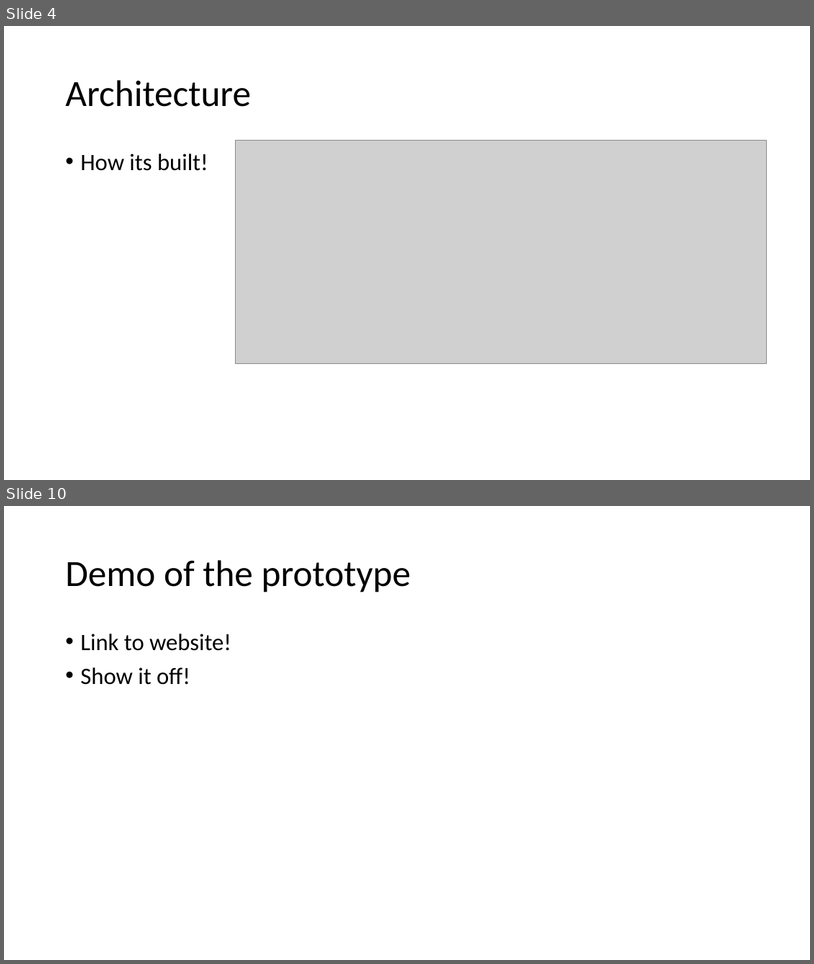
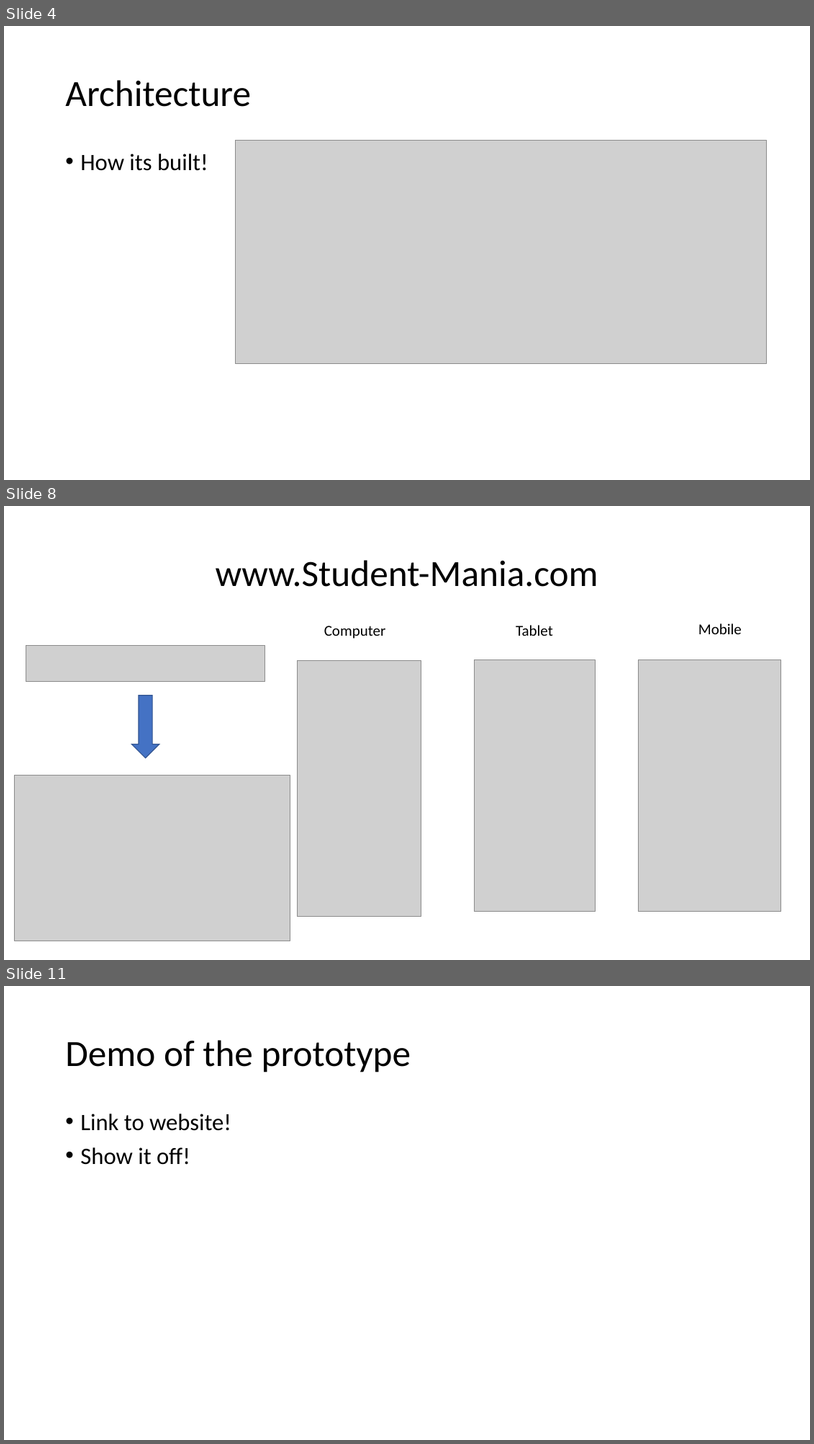
Before and after one commit to GallagherStephen/4thYearProject-Dissertation, a slide deck: Presentation/4th Year Presentation.pptx. Shown one above the other, each under a label of ours: slides 4 and 10 before the commit, slides 4, 8 and 11 after it; the slides between them are not shown. The pictures are 814x964 and 814x1444 pixels, drawn with LibreOffice and Linux fonts; fonts in the diff are those of the drawing; grey boxes stand for pictures. Boxes give left, top, right and bottom in pixels: in the first picture for what was removed or moved away, otherwise in the second. Text is boxed around its words. In the diff, an @@ line names an element or a change of style, - is before the commit and + after.

```diff
--- a/Presentation/4th Year Presentation.pptx
+++ b/Presentation/4th Year Presentation.pptx
@@ slide 8 added at <box>4,506,810,960</box>, background #FFFFFF @@
@@ title added at <box>216,560,599,587</box>, 44 pt, text #000000 @@
+www.Student-Mania.com
@@ text added at <box>324,626,386,638</box>, 18 pt, text #000000 @@
+Computer
@@ text added at <box>516,625,553,636</box>, 18 pt, text #000000 @@
+Tablet
@@ text added at <box>699,623,742,634</box>, 18 pt, text #000000 @@
+Mobile
@@ picture added at <box>26,645,265,681</box> @@
@@ picture added at <box>298,661,421,916</box> @@
@@ picture added at <box>475,660,597,911</box> @@
@@ picture added at <box>638,660,782,911</box> @@
@@ down arrow added at <box>131,695,160,758</box>, fill #4472C4, outline #325491 1 pt @@
@@ picture added at <box>14,775,290,941</box> @@
@@ what was slide 10 is now slide 11 @@
```
Also in this commit, not shown: 2 slides changed, 4 other slides added, 4 slides removed.
